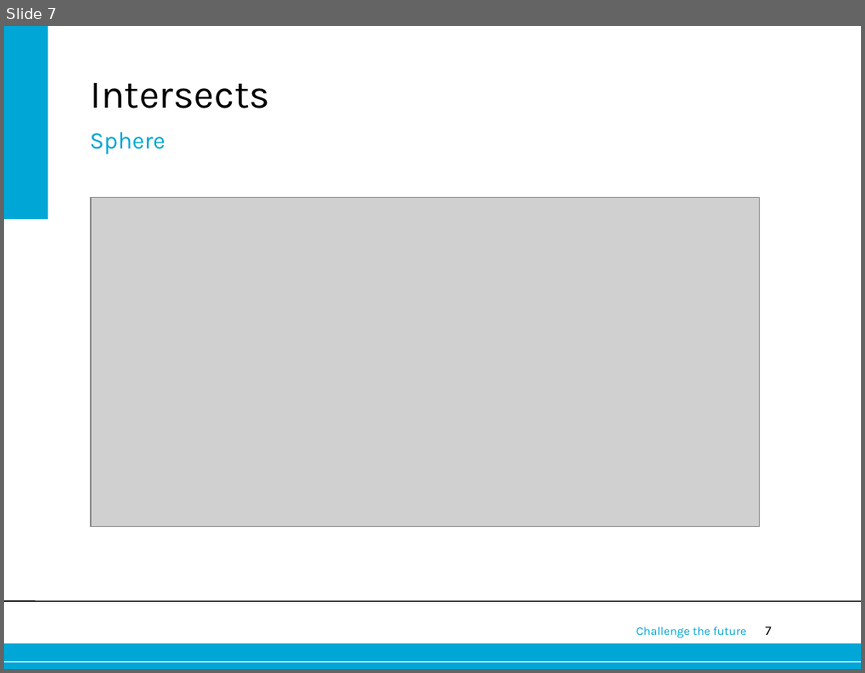
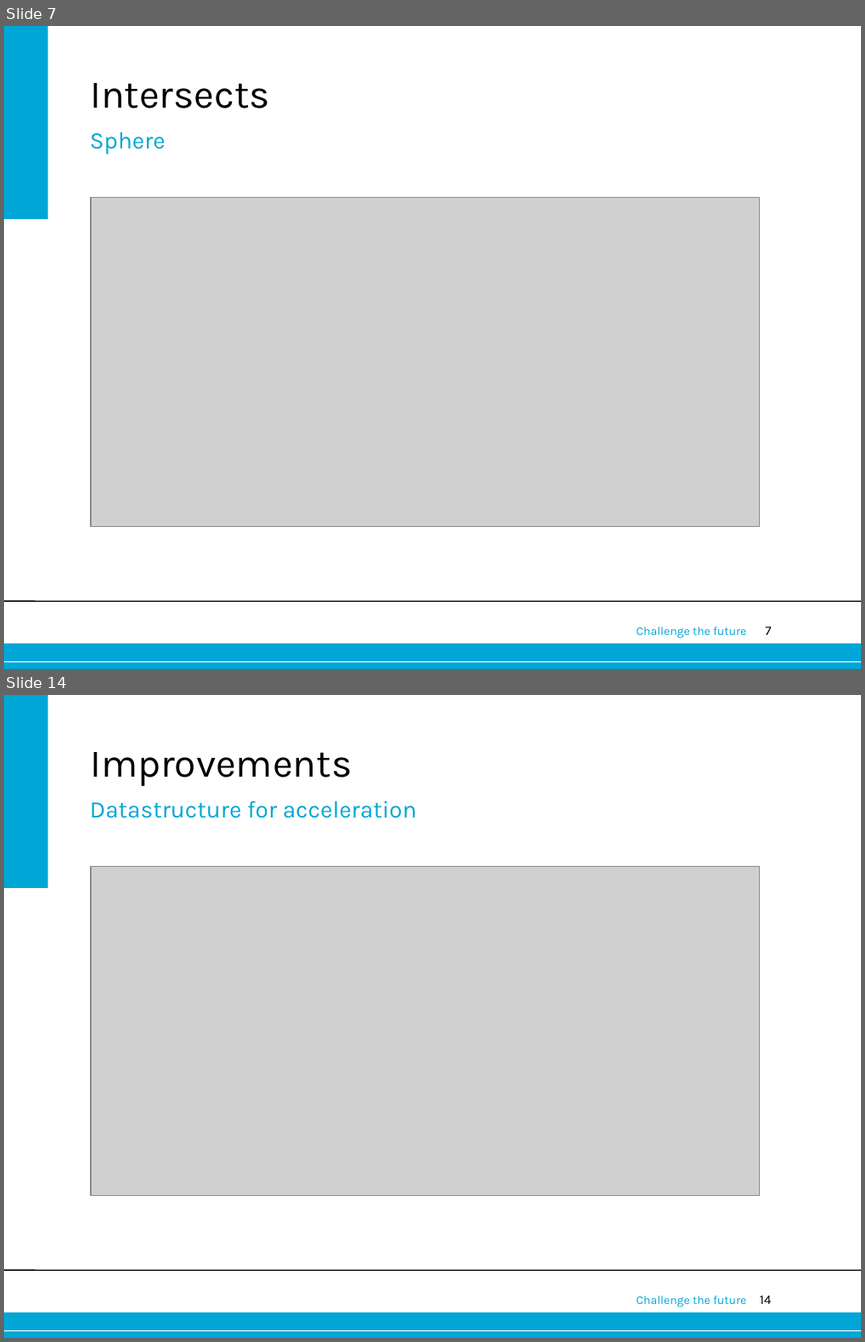
Before and after one commit to wmorssink/raytracert, a slide deck: RayTracing.ppt. Shown one above the other, each under a label of ours: slide 7 before the commit, slides 7 and 14 after it; the slides between them are not shown. The pictures are 865x673 and 865x1342 pixels, drawn with LibreOffice and Linux fonts; fonts in the diff are those of the drawing; grey boxes stand for pictures; background and template pictures are left out. Boxes give left, top, right and bottom in pixels: in the first picture for what was removed or moved away, otherwise in the second. Text is boxed around its words. In the diff, an @@ line names an element or a change of style, - is before the commit and + after.

```diff
--- a/RayTracing.ppt
+++ b/RayTracing.ppt
@@ slide 14 added at box(4, 695, 861, 1338), background #FFFFFF; not listed: 6 template elements that a slide beside it also shows @@
@@ title added at box(90, 752, 352, 786), 33 pt, text #000000 @@
+Improvements
@@ text added at box(90, 800, 417, 818), 20 pt, text #00A6D6 @@
+Datastructure for acceleration
@@ picture added at box(91, 867, 760, 1196) @@
```
Also in this commit, not shown: 7 other slides added.
